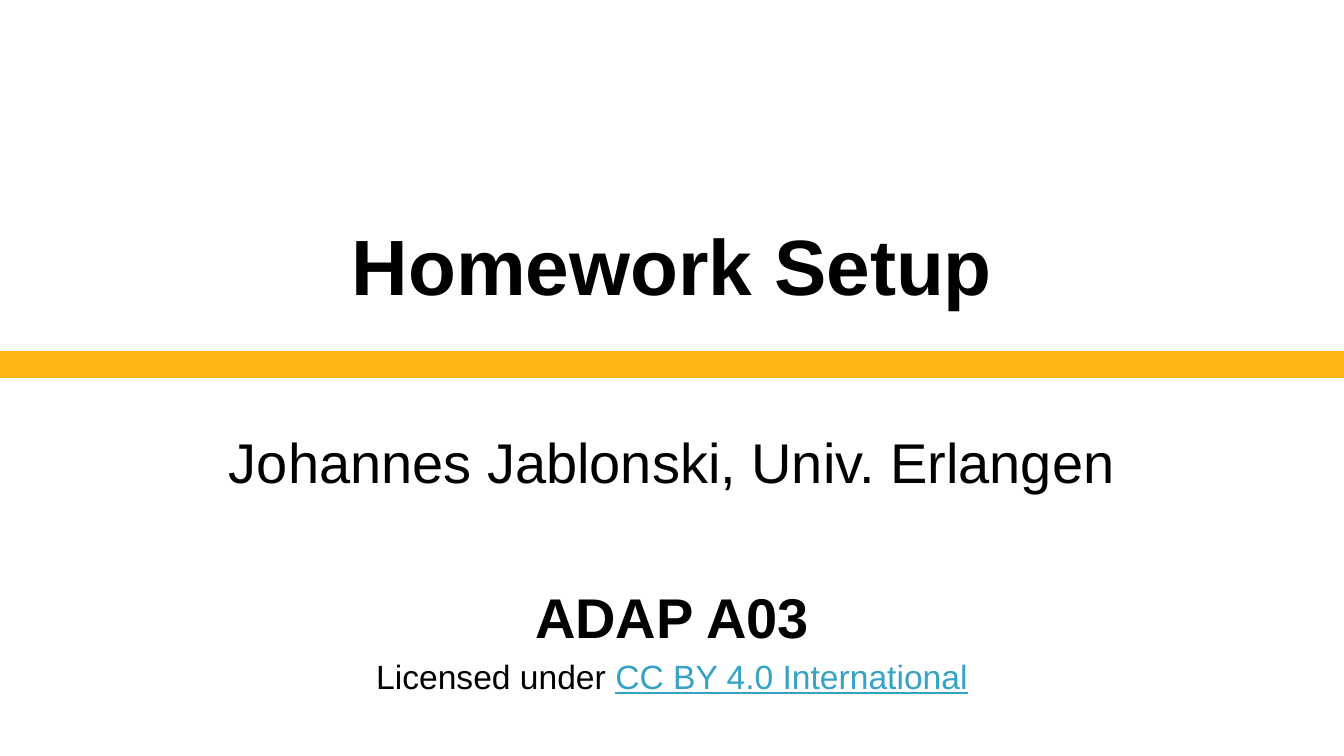
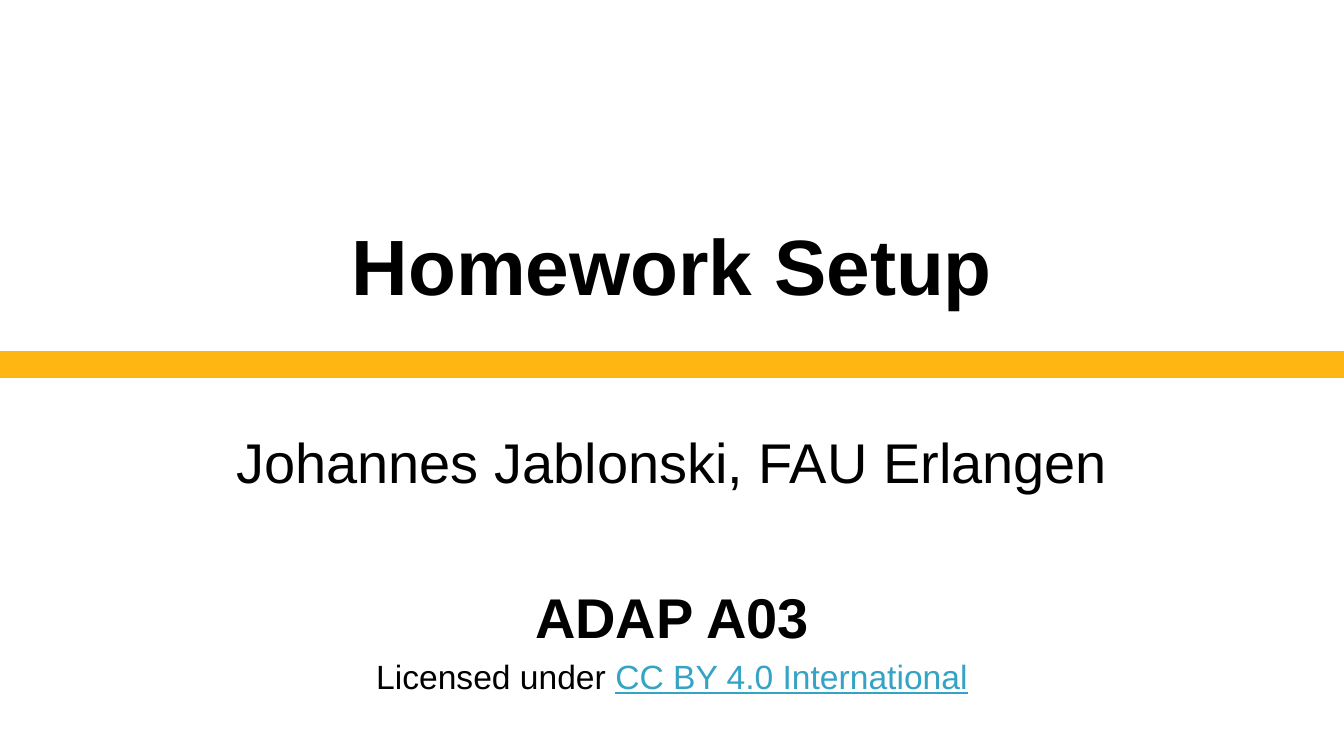
Before and after one commit to dirkriehle/adap-course, a slide deck: slide 1 of Lecture slides/ADAP A03 - Homework Setup.pptx. Drawn at 1344x756 pixels with LibreOffice and Linux fonts; fonts in the diff are those of the drawing. Boxes give left, top, right and bottom in pixels: in the first picture for what was removed or moved away, otherwise in the second. Text is boxed around its words. In the diff, an @@ line names an element or a change of style, - is before the commit and + after.

```diff
--- a/Lecture slides/ADAP A03 - Homework Setup.pptx
+++ b/Lecture slides/ADAP A03 - Homework Setup.pptx
@@ subtitle at [236,442,1107,493]: text changed @@
-Johannes Jablonski, Univ. Erlangen
+Johannes Jablonski, FAU Erlangen
```
Also in this commit, not shown: 10 other files.
